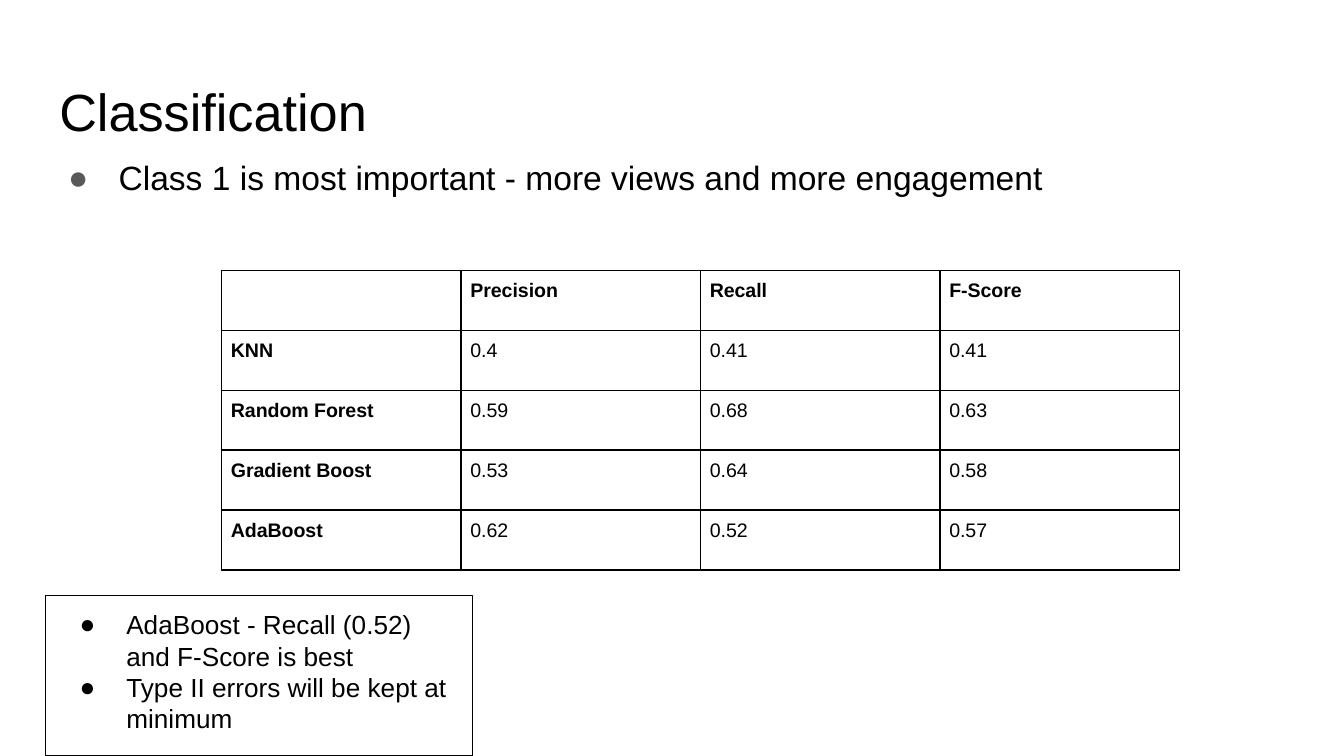
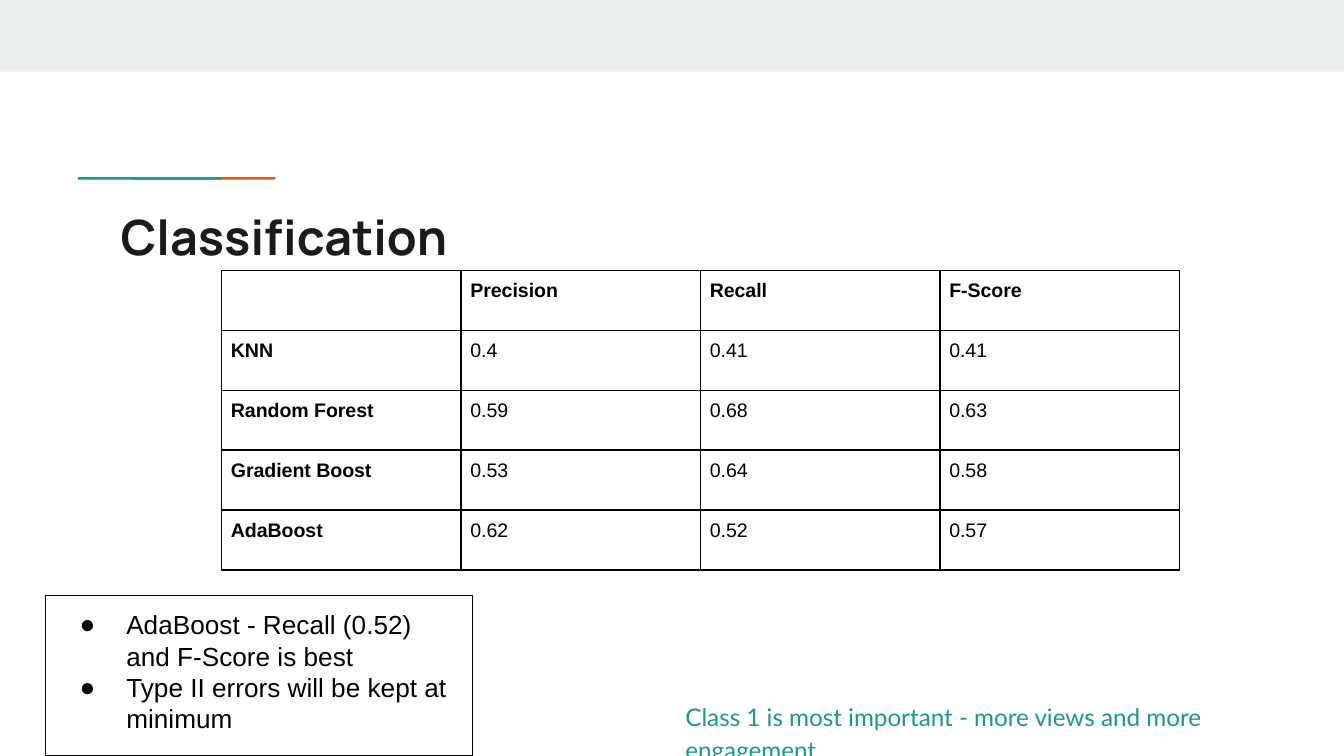
Before and after one commit to fariha23/YouTube_Data_Analysis_Video_Categories, a slide deck: slide 26 of Capstone1_Final_Report_Pres/Predicting Popularity of YouTube Videos - Presentation.pptx. Drawn at 1344x756 pixels with LibreOffice and Linux fonts; fonts in the diff are those of the drawing. Boxes give left, top, right and bottom in pixels: in the first picture for what was removed or moved away, otherwise in the second. Text is boxed around its words. In the diff, an @@ line names an element or a change of style, - is before the commit and + after.

Commit message:
Presentation theme changed

```diff
--- a/Capstone1_Final_Report_Pres/Predicting Popularity of YouTube Videos - Presentation.pptx
+++ b/Capstone1_Final_Report_Pres/Predicting Popularity of YouTube Videos - Presentation.pptx
@@ rectangle added at (0, 0, 1344, 71), fill #E9EDEE @@
@@ rectangle added at (122, 175, 177, 181), fill #1A9988 @@
@@ rectangle added at (176, 175, 231, 181), fill #EB5600 @@
@@ title "Classification": place and size @@
-title "Classification" at (59, 93, 367, 132)
+title "Classification" at (121, 219, 448, 256)
@@ title "Classification" at (121, 219, 448, 256): size 28 to 26 pt, font Arial to Manrope, text colour #000000 to #1A1A1A, bold on @@
@@ text "Class 1 is most important ...": place and size @@
-text "Class 1 is most important ..." at (119, 165, 1043, 197)
+text "Class 1 is most important ..." at (685, 708, 1201, 730)
@@ text "Class 1 is most important ..." at (685, 708, 1201, 730): size 18 to 13 pt, font Arial to Lato, text colour #000000 to #1A9988; bullet ● to none; more space between paragraphs @@
```
Also in this commit, not shown: 23 other slides changed, 1 other file.
